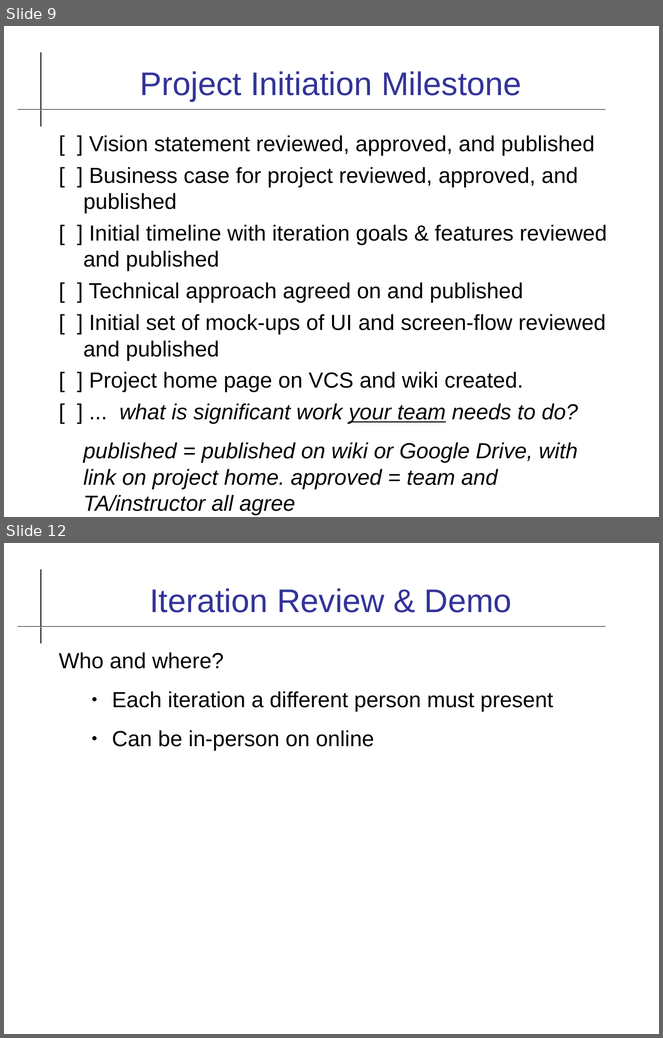
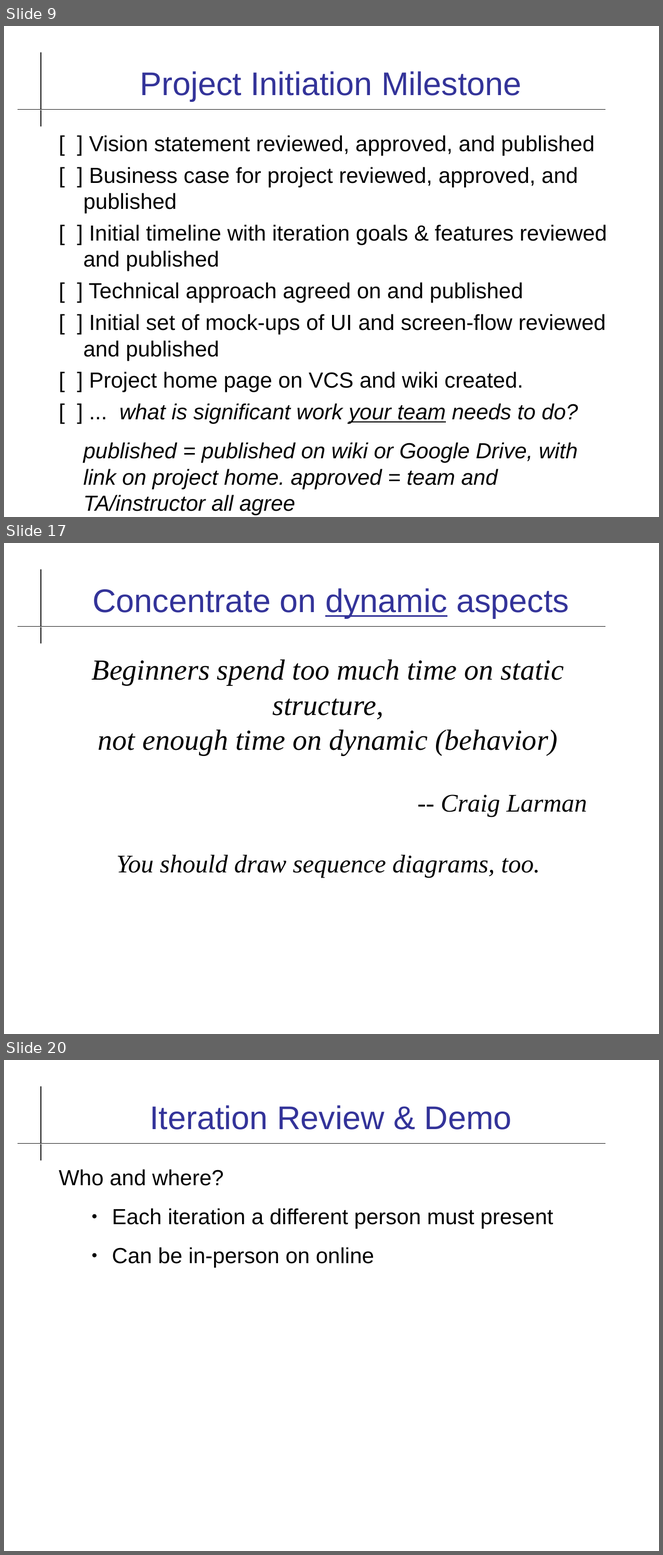
Before and after one commit to cpske/ISP, a slide deck: software-process/Team-Project.odp. Shown one above the other, each under a label of ours: slides 9 and 12 before the commit, slides 9, 17 and 20 after it; the slides between them are not shown. The pictures are 663x1038 and 663x1555 pixels, drawn with LibreOffice and Linux fonts; fonts in the diff are those of the drawing. Boxes give left, top, right and bottom in pixels: in the first picture for what was removed or moved away, otherwise in the second. Text is boxed around its words. In the diff, an @@ line names an element or a change of style, - is before the commit and + after.

```diff
--- a/software-process/Team-Project.odp
+++ b/software-process/Team-Project.odp
@@ slide 17 added at <box>4,543,659,1034</box>, background #FFFFFF; not listed: 2 template elements that a slide beside it also shows @@
@@ title added at <box>92,588,569,618</box>, 36 pt, text #333399 @@
+Concentrate on dynamic aspects
@@ text added at <box>92,659,587,878</box>, 32 pt, text #000000, italic @@
+Beginners spend too much time on static structure,
+not enough time on dynamic (behavior)
+-- Craig Larman
+You should draw sequence diagrams, too.
@@ what was slide 12 is now slide 20 @@
```
Also in this commit, not shown: 3 slides changed, 8 other slides added, 1 slide removed, 5 other files.
